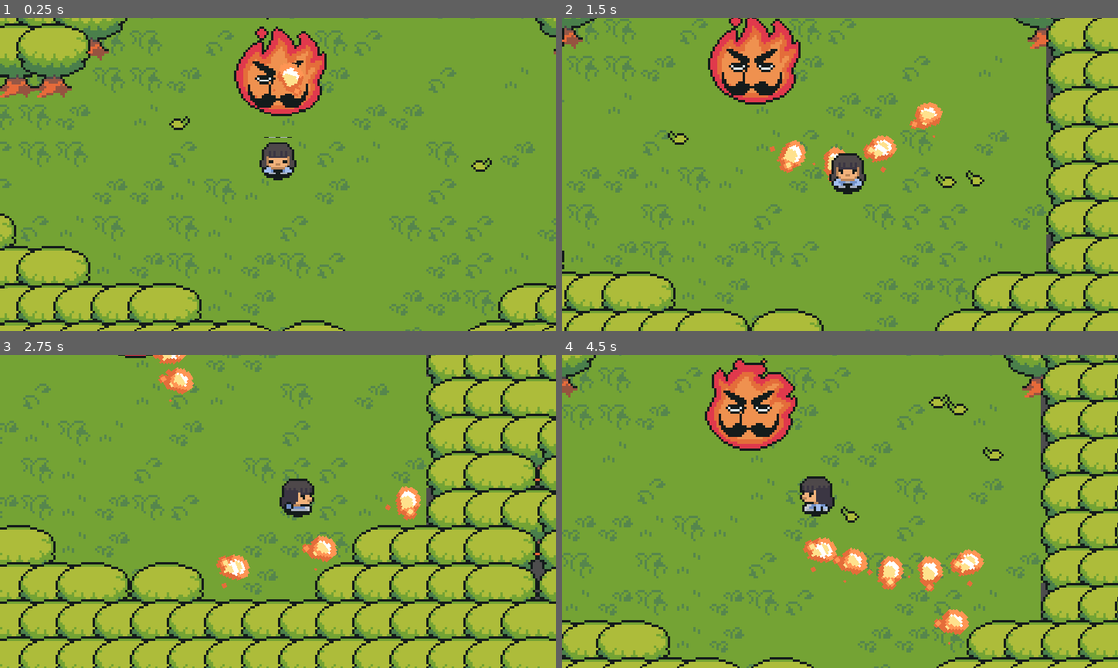
Above: before the commit, frames 1-4 (two rows, left to right).
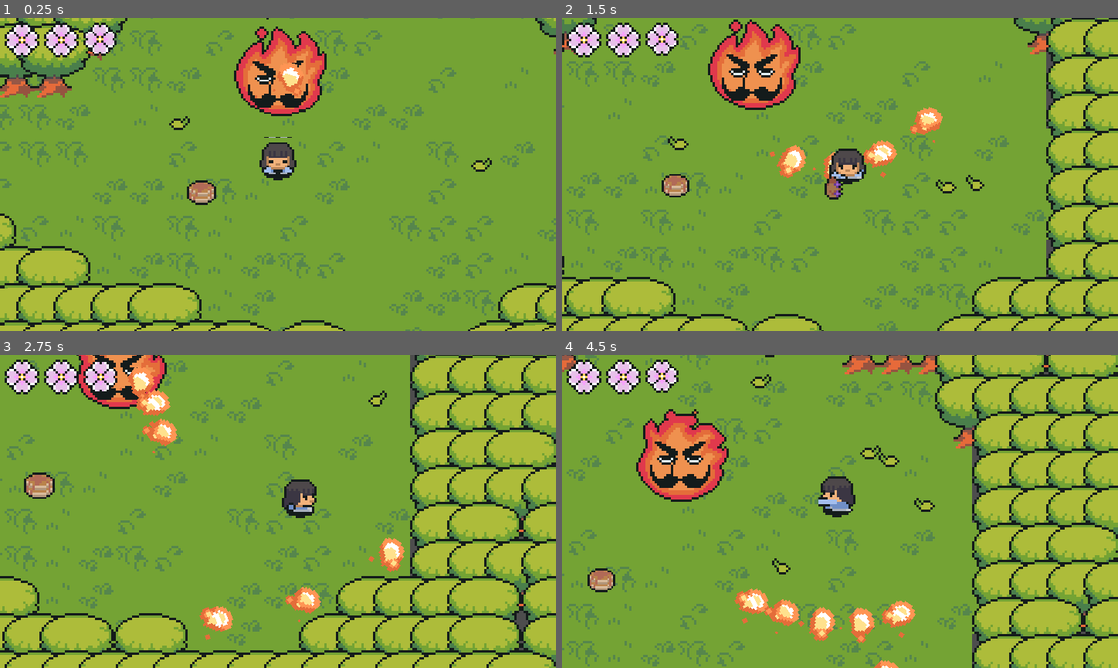
Above: after the commit, the same moments.

Repository: gynura/to_you
Game: Godot game, scene res://scenes/maps/world.tscn
The game is run twice, just before and just after one commit, with the same random seed, the same clock (stepped at 60 frames per second) and the same inputs. Sound files missing from this copy of the repository are replaced by a short silence.
Inputs:
- Up to frame 1 (0.25 s): no input
- Up to frame 2 (1.5 s): hold D (ui_right) 0.53-1.28 s; hold Space (advance_dialog) 0.53-1.28 s; hold S (ui_down) from 1.28 s (still down); tap J (attack_button) at 1.35 s
- Up to frame 3 (2.75 s): release S (ui_down) at 2.03 s; hold D (ui_right) from 2.03 s (still down); tap E (interact_button) at 2.1 s
- Up to frame 4 (4.5 s): release D (ui_right) at 2.78 s; hold W (ui_up) 2.78-3.53 s; tap Space (advance_dialog) at 2.85 s; hold J (attack_button) 3.53-4.28 s; hold A (ui_left) from 3.53 s (still down); tap E (interact_button) at 4.35 s

The runs differ from the first frame. In frame 1, 1.7% of the frame differs, in the area x 0-39%, y 1-60%; in frame 2, 23%; in frame 3, 44%; in frame 4, 44%, in the area x 0-100%, y 0-100%.

Commit message:
pancake implemented

Diff:
--- a/scenes/UI/GUI.gd
+++ b/scenes/UI/GUI.gd
@@ -1,7 +1,7 @@
 extends CanvasLayer
 
 @onready var player = get_parent().get_node("player")
-# Called when the node enters the scene tree for the first time.
+
 func _ready():
 	$HealthContainer.setMaxFlowers(player.MAX_HEALTH/4)
 	$HealthContainer.updateFlowers(player.currentHealth)
--- a/scenes/maps/world.tscn
+++ b/scenes/maps/world.tscn
@@ -6,6 +6,7 @@
 [ext_resource type="PackedScene" uid="uid://27tp05alwpr6" path="res://scenes/enemies/flame_enemy.tscn" id="4_pjeim"]
 [ext_resource type="PackedScene" uid="uid://cvl5rx7otydvs" path="res://scenes/UI/GUI.tscn" id="5_usumc"]
 [ext_resource type="PackedScene" uid="uid://7eqkumnlqoxm" path="res://scenes/enemies/final_boss.tscn" id="6_b3l5c"]
+[ext_resource type="PackedScene" uid="uid://cr2w3ybvgq0f7" path="res://scenes/utils/pancake.tscn" id="7_usntg"]
 
 [node name="world" type="Node2D"]
 y_sort_enabled = true
@@ -68,4 +69,7 @@
 [node name="FinalBoss" parent="." instance=ExtResource("6_b3l5c")]
 position = Vector2(403, 40)
 
+[node name="Pancake" parent="." instance=ExtResource("7_usntg")]
+position = Vector2(368, 89)
+
 [connection signal="health_change" from="player" to="GUI" method="_on_player_health_change"]
--- a/scenes/player.gd
+++ b/scenes/player.gd
@@ -42,6 +42,7 @@
 	DialogManager.stop_player.connect(_stop_player)
 	configureCameraLimits()
 	has_weapon = Global.player_got_weapon
+	Global.player_heal.connect(_health_up)
 
 func _physics_process(delta):
 	if blockMovement:
@@ -103,6 +104,11 @@
 func _restart_process():
 	set_physics_process(true)
 
+func _health_up():
+	currentHealth += 1
+	Global.player_current_health += 1
+	health_change.emit()
+
 func enemyHit(enemyArea):
 	$ShowWeaponSound.stop()
 	# Because of the processing, we need to check if the appended enemyArea's enemy is still alive
@@ -110,6 +116,7 @@
 	if enemyArea.owner.currentHealth <= 0:
 		return
 	currentHealth -= 1
+	Global.player_current_health -= 1
 	enemyArea.owner.hitSound.play()
 	# REMOVE LATER
 	if currentHealth <= 0:
--- a/scenes/player.tscn
+++ b/scenes/player.tscn
@@ -3,8 +3,8 @@
 [ext_resource type="Texture2D" uid="uid://diq5eoc6cw8ua" path="res://assets/sprites/characters/heroine.png" id="1_js555"]
 [ext_resource type="Script" path="res://scenes/player.gd" id="1_tmc20"]
 [ext_resource type="Texture2D" uid="uid://8yxjss2chffo" path="res://assets/sprites/characters/Shadow.png" id="2_20v04"]
-[ext_resource type="Script" path="res://scenes/screenShakeCamera.gd" id="3_o8il7"]
 [ext_resource type="PackedScene" uid="uid://0ocf08du6ep5" path="res://scenes/weapon.tscn" id="4_8lupc"]
+[ext_resource type="Script" path="res://scenes/screen_shake_Camera.gd" id="4_b4q3f"]
 [ext_resource type="AudioStream" uid="uid://c1l03ma3owa0l" path="res://assets/sound/fx/DrawWeapon.wav" id="6_nlyeb"]
 [ext_resource type="Texture2D" uid="uid://bvf5rqi01aiff" path="res://assets/sprites/weapons/flower_club.png" id="7_8v3td"]
 [ext_resource type="AudioStream" uid="uid://cdsnan01g0g27" path="res://assets/sound/fx/GetItem.mp3" id="8_0mej7"]
@@ -286,7 +286,7 @@
 
 [node name="Camera2D" type="Camera2D" parent="."]
 position_smoothing_enabled = true
-script = ExtResource("3_o8il7")
+script = ExtResource("4_b4q3f")
 
 [node name="ScreenShakeTimer" type="Timer" parent="Camera2D"]
 
--- a/scenes/singletons/global.gd
+++ b/scenes/singletons/global.gd
@@ -1,8 +1,14 @@
 extends Node
 
+const PLAYER_MAX_HEALTH = 12
+
 var begin_game = true
-var player_got_weapon = false
+var player_got_weapon = true
+var player_current_health = 12
+
+signal player_heal
 
 func reset_game():
 	begin_game = true
 	player_got_weapon = false
+	player_current_health = 12
--- /dev/null
+++ b/scenes/utils/pancake.gd
@@ -0,0 +1,36 @@
+extends Sprite2D
+
+var tween
+@onready var heal_sound :AudioStreamPlayer2D = $HealUpSound
+
+func _ready():
+	activate_animation()
+
+func activate_animation():
+	tween = create_tween()
+	tween.set_ease(tween.EASE_OUT)
+	tween.set_trans(Tween.TRANS_QUAD)
+	tween.tween_property(self, "scale", Vector2(0.85,0.85), 0.5)
+	tween.tween_property(self, "scale", Vector2.ONE, 0.5)
+	tween.set_loops()
+
+func stop_animation():
+	if tween != null:
+		tween.stop()
+
+func remove_from_scene():
+	$Area2D/CollisionShape2D.disabled = true
+	var remove_from_scene_tween = create_tween()
+	remove_from_scene_tween.set_ease(tween.EASE_OUT)
+	remove_from_scene_tween.set_trans(Tween.TRANS_CIRC)
+	remove_from_scene_tween.tween_property(self, "scale", Vector2(0.8,0.8), 0.2)
+	remove_from_scene_tween.tween_property(self, "scale", Vector2.ZERO, 0.5)
+	remove_from_scene_tween.tween_callback(self.queue_free)
+
+func _on_area_2d_body_entered(body):
+	if body.name == "player":
+		if Global.player_current_health < Global.PLAYER_MAX_HEALTH:
+			Global.player_heal.emit()
+			stop_animation()
+			heal_sound.play()
+			remove_from_scene()
--- /dev/null
+++ b/scenes/utils/pancake.tscn
@@ -0,0 +1,27 @@
+[gd_scene load_steps=5 format=3 uid="uid://cr2w3ybvgq0f7"]
+
+[ext_resource type="Texture2D" uid="uid://xcyettkf8gol" path="res://assets/sprites/utils/pancake.png" id="1_sjr2e"]
+[ext_resource type="Script" path="res://scenes/utils/pancake.gd" id="2_n2bin"]
+[ext_resource type="AudioStream" uid="uid://b2k5td5oqq6j4" path="res://assets/sound/fx/HealthUp.wav" id="3_uqyd8"]
+
+[sub_resource type="CircleShape2D" id="CircleShape2D_jbr87"]
+radius = 6.0
+
+[node name="Pancake" type="Sprite2D"]
+position = Vector2(0, -8)
+texture = ExtResource("1_sjr2e")
+script = ExtResource("2_n2bin")
+
+[node name="Area2D" type="Area2D" parent="."]
+
+[node name="CollisionShape2D" type="CollisionShape2D" parent="Area2D"]
+position = Vector2(0, 2)
+shape = SubResource("CircleShape2D_jbr87")
+
+[node name="HealUpSound" type="AudioStreamPlayer2D" parent="."]
+stream = ExtResource("3_uqyd8")
+volume_db = -17.333
+pitch_scale = 1.05
+
+[connection signal="body_entered" from="Area2D" to="." method="_on_area_2d_body_entered"]
+[connection signal="finished" from="HealUpSound" to="." method="_on_heal_up_sound_finished"]
Not shown, added: assets/sound/background_sounds/Birds_loop.wav.import
Not shown, added: assets/sound/fx/ChangeMenuOption.wav.import
Binary file added: assets/sprites/utils/pancake.png
Not shown, added: assets/sprites/utils/pancake.png.import
Not shown: 1 places in scenes/maps/world.tscn that only renumber resources
Not shown: 1 places in scenes/player.tscn that only renumber resources
Renamed: scenes/screenShakeCamera.gd -> scenes/screen_shake_Camera.gd
Not shown, added: assets/sound/background_sounds/Birds_loop.wav
Not shown, added: assets/sound/fx/ChangeMenuOption.wav
